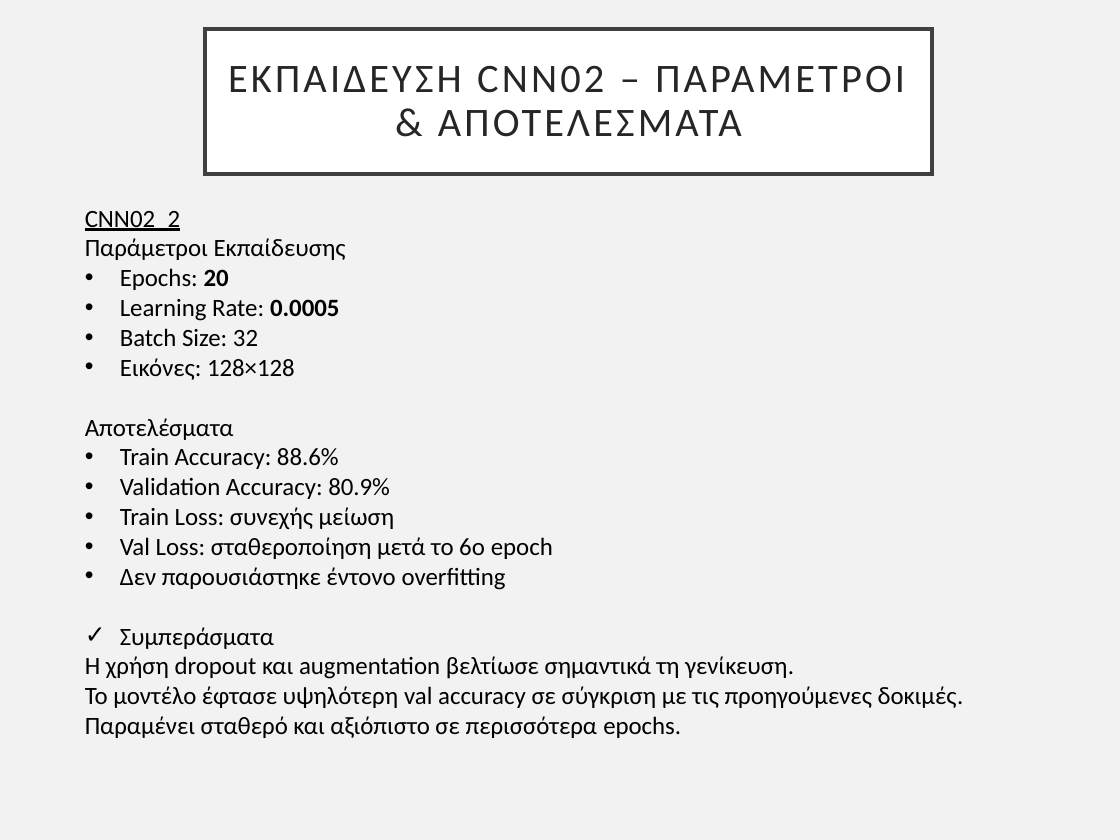
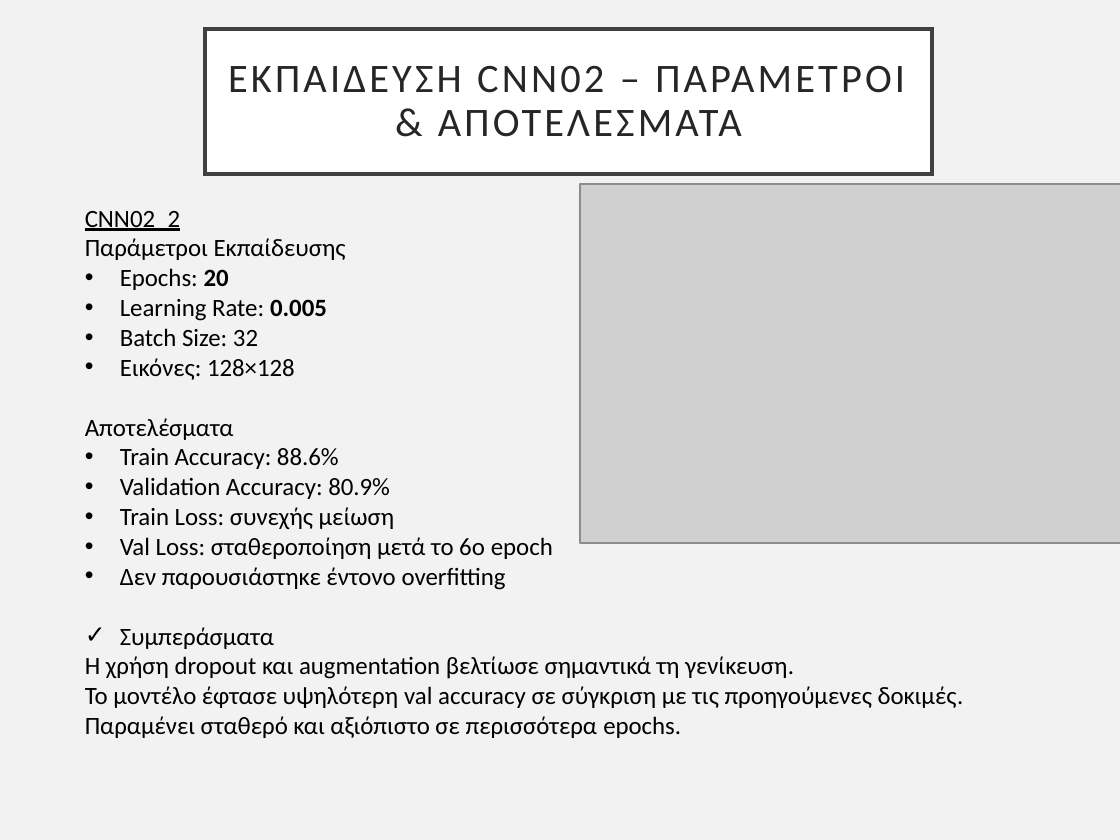
Before and after one commit to pkatpk/see-animal-dl, a slide deck: slide 10 of slides/Project_Presentation_v1_12.06.2025.pptx. Drawn at 1120x840 pixels with LibreOffice and Linux fonts; fonts in the diff are those of the drawing; grey boxes stand for pictures. Boxes give left, top, right and bottom in pixels: in the first picture for what was removed or moved away, otherwise in the second. Text is boxed around its words. In the diff, an @@ line names an element or a change of style, - is before the commit and + after.

```diff
--- a/slides/Project_Presentation_v1_12.06.2025.pptx
+++ b/slides/Project_Presentation_v1_12.06.2025.pptx
@@ picture added at [580, 184, 1120, 543] @@
@@ text at [120, 299, 327, 321]: text changed @@
-• Learning Rate: 0.0005
+• Learning Rate: 0.005
```
Also in this commit, not shown: 3 other slides changed, 2 other files.
